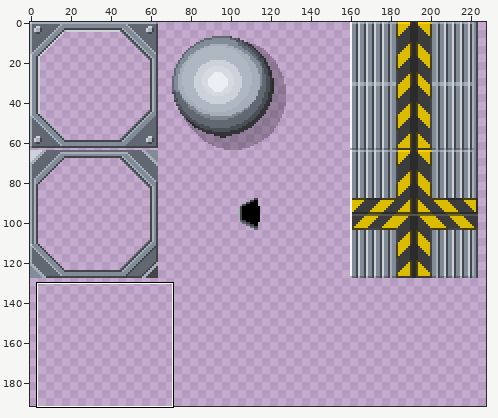
Edited in one commit: sprite sheet (Content/Tilesets/Turret.png). The first picture is a wide view before the edit; the outline marks the close-up.
Close-up. Before the edit:
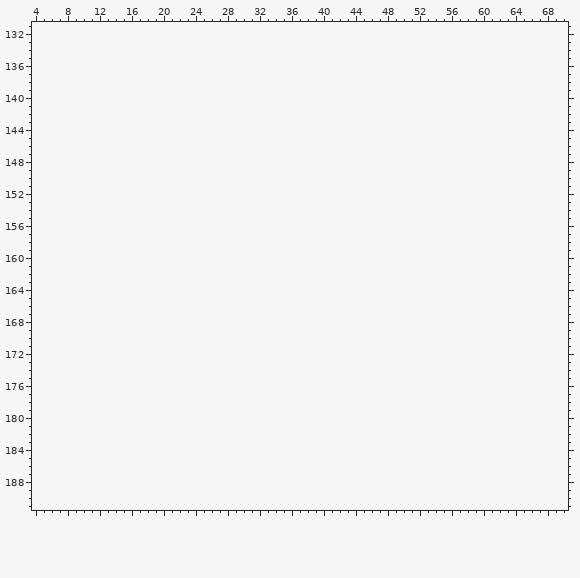
The file is 256x128 pixels. Colours within 5 levels of each other are drawn and written as one. Shown: x 4..70, y 131..191. The old version is drawn lined up with the new one, on the new canvas. The wide view leaves out empty margins. The commit also changed other parts of the picture, which this record leaves out.
Once edited:
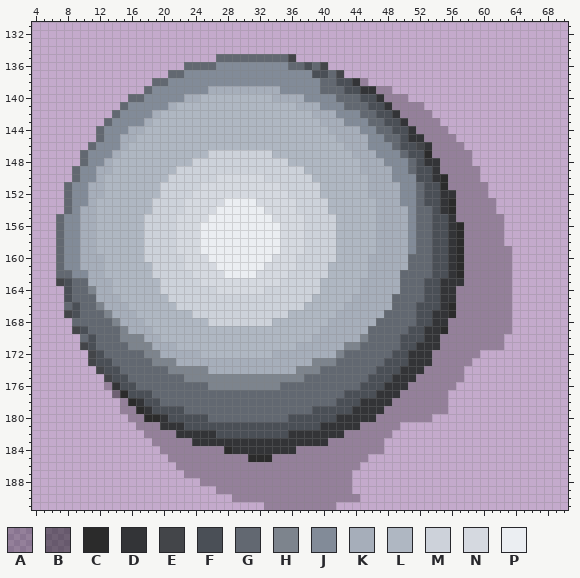
Palette (. is transparent): A #0000003f  B #0000006e  C #2b2b2b  D #333437  E #434549  F #4a4f56  G #626871  H #7d848d  J #828b98  K #a6aeba  L #afb7c2  M #cdd2da  N #d5d9e0  P #ebeef2
From old to new:
canvas 256x128 -> 256x192
@@ x 4..70 @@
 134 ...................................................................
-135 ...................................................................
-136 ...................................................................
-137 ...................................................................
-138 ...................................................................
-139 ...................................................................
-140 ...................................................................
-141 ...................................................................
-142 ...................................................................
-143 ...................................................................
-144 ...................................................................
-145 ...................................................................
-146 ...................................................................
-147 ...................................................................
-148 ...................................................................
-149 ...................................................................
-150 ...................................................................
-151 ...................................................................
-152 ...................................................................
-153 ...................................................................
-154 ...................................................................
-155 ...................................................................
-156 ...................................................................
-157 ...................................................................
-158 ...................................................................
-159 ...................................................................
-160 ...................................................................
-161 ...................................................................
-162 ...................................................................
-163 ...................................................................
-164 ...................................................................
-165 ...................................................................
-166 ...................................................................
-167 ...................................................................
-168 ...................................................................
-169 ...................................................................
-170 ...................................................................
-171 ...................................................................
-172 ...................................................................
-173 ...................................................................
-174 ...................................................................
-175 ...................................................................
-176 ...................................................................
-177 ...................................................................
-178 ...................................................................
-179 ...................................................................
-180 ...................................................................
-181 ...................................................................
-182 ...................................................................
-183 ...................................................................
-184 ...................................................................
-185 ...................................................................
-186 ...................................................................
-187 ...................................................................
-188 ...................................................................
-189 ...................................................................
-190 ...................................................................
-191 ...................................................................
+135 .......................GGGGGGGGGE..................................
+136 ...................GGGGJJJJJJJJJGGFGE..............................
+137 .................GGJJJJJJJJJJJJJJJJFFGE............................
+138 ...............GGJJJJJJJJJJJJJJJJJJJGGFFDA.........................
+139 ..............GJJJJJJJKKKKKKKKKJJJJJGGGFFDDAA......................
+140 ............GGJJJJJKKLLLLLLLLLKKKKJJJJGGGFFDAAA....................
+141 ...........GJJJJJKLLLLLLLLLLLLLLLKKKJJJGGGFFDAAAA..................
+142 ..........GJJJJKLLLLLLLLLLLLLLLLLLLKKKJJJGGFFDAAAA.................
+143 .........GJJJJKLLLLLLLLLLLLLLLLLLLLLKKKJJJGGFFDAAAA................
+144 ........GJJJKKLLLLLLLLLLLLLLLLLLLLLLLKKKKJJGGFFDAAAA...............
+145 ........GJJKKLLLLLLLLLLLLLLLLLLLLLLLLLKKKKJJGGFDDAAAA..............
+146 .......GJJJKLLLLLLLLLLLLLLLLLLLLLLLLLLLKKKJJJGFFEDAAAA.............
+147 ......GJJJKLLLLLLLLLLLMMMMMMMMLLLLLLLLLLKKKJJJGFFCAAAAA............
+148 ......GJJKLLLLLLLLLLMMMMMMMMMMMMLLLLLLLLLKKKJJJGFDDAAAA............
+149 .....GJJKKLLLLLLLLMMMMMMMMMMMMMMMMLLLLLLLKKKKJJGFFDAAAAA...........
+150 .....GJJKLLLLLLLLMMMMMMNNNNNNMMMMMMLLLLLLLKKKJJJFFDCAAAA...........
+151 ....GJJKKLLLLLLLMMMMMNNNNNNNNNNMMMMMLLLLLLKKKKJJGFFCAAAAA..........
+152 ....GJJKKLLLLLLLMMMMNNNNNNNNNNNNMMMMLLLLLLKKKKJJGFFDDAAAA..........
+153 ....GJJKLLLLLLLMMMMNNNNNPPPPNNNNNMMMMLLLLLLKKKJJGFFDCAAAAA.........
+154 ....GJKKLLLLLLLMMMMNNNNPPPPPPNNNNMMMMLLLLLLKKKKJGGFDCAAAAA.........
+155 ...GJJKKLLLLLLMMMMNNNNPPPPPPPPNNNNMMMMLLLLLKKKKJGGFFDAAAAAA........
+156 ...GJJKKLLLLLLMMMMNNNPPPPPPPPPPNNNMMMMLLLLLKKKKJGGFFDCAAAAA........
+157 ...GJJKKLLLLLLMMMMNNNPPPPPPPPPPNNNMMMMLLLLLKKKKJGGFFDCAAAAA........
+158 ...GJJKKLLLLLLMMMMNNNPPPPPPPPPPNNNMMMMLLLLLKKKKJGGFFDCAAAAA........
+159 ...GJJKKLLLLLLMMMMNNNPPPPPPPPPPNNNMMMMLLLLLKKKKJGGFFDCAAAAAA.......
+160 ...GJJKKKLLLLLMMMMMNNNPPPPPPPPNNNMMMMMLLLLKKKKKGGGFFDCAAAAAA.......
+161 ...GJJKKKLLLLLLMMMMNNNNPPPPPPNNNNMMMMLLLLLKKKKKGGGFFDCAAAAAA.......
+162 ...GGJJKKLLLLLLMMMMMNNNNPPPPNNNNMMMMMLLLLLKKKKGGGGFFDCAAAAAA.......
+163 ...EFGGKKKLLLLLLMMMMMNNNNNNNNNNMMMMMLLLLLKKKKKGGGFFDDDAAAAAA.......
+164 ....FGGHKKLLLLLLMMMMMMMNNNNNNMMMMMMMLLLLLKKKKKGGGFFDDAAAAAAA.......
+165 ....FGGGKKKLLLLLLMMMMMMMMMMMMMMMMMMLLLLLKKKKKGGGGFFDDAAAAAAA.......
+166 ....GFGGHKKKLLLLLLMMMMMMMMMMMMMMMMLLLLLKKKKKKGGGFFFDCAAAAAAA.......
+167 ....EFGGGHKKKLLLLLLLMMMMMMMMMMMMLLLLLLKKKKKKGGGGFFDDCAAAAAAA.......
+168 .....GGGGGHKKKLLLLLLLLMMMMMMMMLLLLLLLKKKKKKGGGGGFFDDAAAAAAAA.......
+169 .....EFGGGGHKKKLLLLLLLLLLLLLLLLLLLLLKKKKKKGGGGGFFDDCAAAAAAAA.......
+170 ......GFGGGHHHKKLLLLLLLLLLLLLLLLLLLKKKKKKHGGGGFFFDDAAAAAAAA........
+171 ......EFGGGGHHHKKKLLLLLLLLLLLLLLLKKKKKKHHGGGGGFFDDDAAAAAAAA........
+172 .......EFGGGGGHHKKKKKLLLLLLLLLKKKKKKKKHGGGGGGFFDDDAAAAAA...........
+173 .......EFFGGGGGHHHKKKKKKKKKKKKKKKKKHHHGGGGGGFFFDDDAAAAA............
+174 ........EFFGGGGGGHHHHHKKKKKKKKKKKHHHGGGGGGGFFFDDDAAAAA.............
+175 .........EFFGGGGGGGHHHHHHHHHHHHHHHGGGGGGGGFFFDDDAAAAAA.............
+176 .........ADFFGGGGGGGGGHHHHHHHHHGGGGGGGGGGFFFDDDAAAAAA..............
+177 ..........BCFFFGGGGGGGGGGGGGGGGGGGGGGGGFFFFDDDAAAAAA...............
+178 ...........ACDFFGGGGGGGGGGGGGGGGGGGGGGFFFDDDDAAAAAAA...............
+179 ...........AACDFFFFGGGGGGGGGGGGGGGGFFFFFDDDDAAAAAAAA...............
+180 ............AACCDFFFFFGGGGGGGGGGFFFFFFDDDDDAAAAAAA.................
+181 .............AAADDDFFFFFFFFFFFFFFFFFDDDDDAAAAA.....................
+182 ..............AAAADDDDDFFFFFFFFFDDDDDDDAAAAAA......................
+183 ...............AAAAADDDDDDDDDDDDDDDDDAAAAAAA.......................
+184 ................AAAAAAAACDDDDDDDDAAAAAAAAAAA.......................
+185 .................AAAAAAAAAACCCAAAAAAAAAAAA.........................
+186 ..................AAAAAAAAAAAAAAAAAAAAAAA..........................
+187 ...................AAAAAAAAAAAAAAAAAAAAA...........................
+188 .....................AAAAAAAAAAAAAAAAAAA...........................
+189 .......................AAAAAAAAAAAAAAAAA...........................
+190 .........................AAAAAAAAAAAAAAAA..........................
+191 .............................AAAAAAAAA.............................
Changed places in both close-ups, as pixel boxes (x1, y1, x2, y2):
added: (56, 54, 512, 510)
